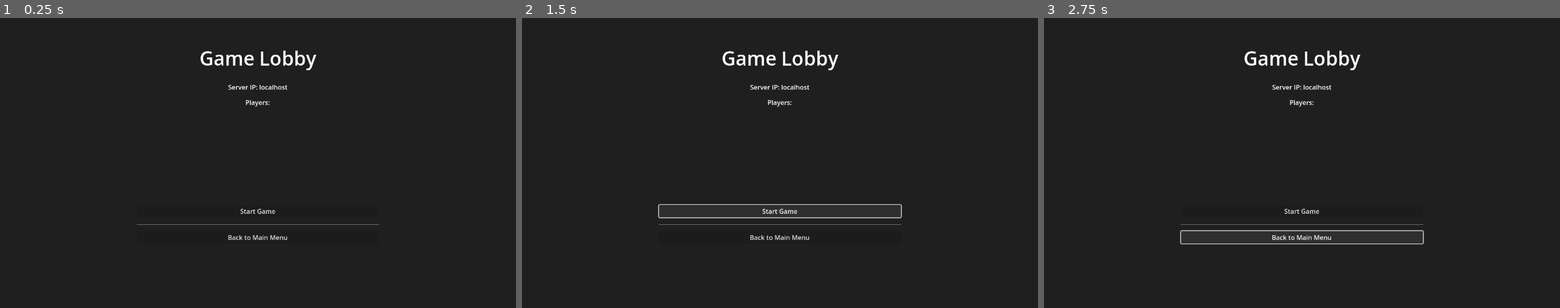
Above: before the commit, frames 1-3 (left to right).
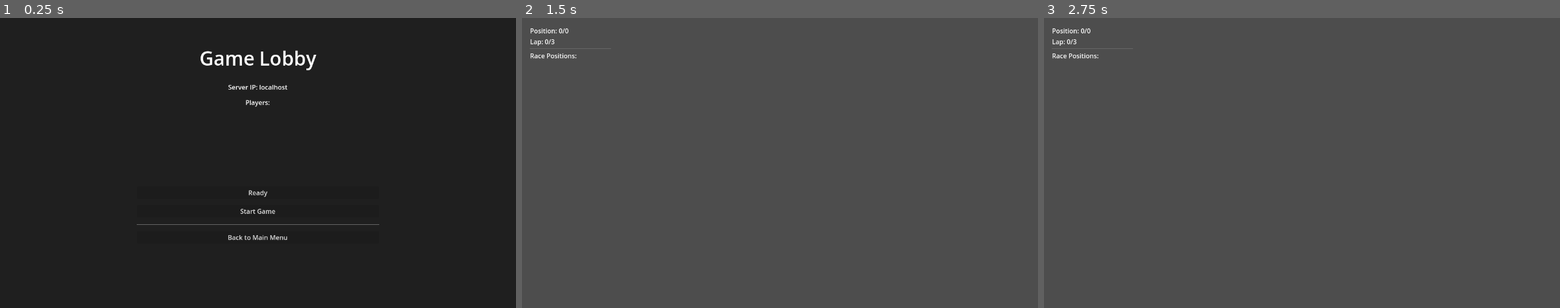
Above: after the commit, the same moments.

Repository: enzomaruffa/DoYouEvenKart
Game: Godot game, scene res://ui/lobby.tscn
Two runs of this game, one before a commit and one after it. Both use one fixed random seed, a clock stepped at 60 frames per second and the inputs below. This scene is started directly instead of the project's main scene.
Inputs (mouse positions are in pixels of both pictures, inside the frame that each line leads up to):
- Up to frame 1 (0.25 s): no input
- Up to frame 2 (1.5 s): click "Start Game" at 0.5 s; click (780, 212) at 1.25 s, where only the run before the commit has a clickable "Start Game"
- Up to frame 3 (2.75 s): click (1302, 238) at 2 s, where only the run before the commit has a clickable "Back to Main Menu"

The runs differ from the first frame. In frame 1, less than 0.1% of the frame differs, in the area x 48-52%, y 59-62%; in frame 2, 100%, in the area x 0-100%, y 0-100%; in frame 3, 100%.
Error before the commit: Parse Error: Class "NetworkManager" hides an autoload singleton. (res://networking/network_manager.gd:1)

Commit message:
fix: Fixes the lobby

Diff:
--- a/networking/network_manager.gd
+++ b/networking/network_manager.gd
@@ -1,4 +1,4 @@
-class_name NetworkManager
+# class_name NetworkManager
 extends Node
 
 signal player_connected(id, player_info)
@@ -87,7 +87,7 @@
 	players.clear()
 	emit_signal("server_disconnected")
 
-@rpc("any_peer", "reliable")
+@rpc("any_peer", "call_local", "reliable")
 func register_player(info):
 	var sender_id = multiplayer.get_remote_sender_id()
 
@@ -104,8 +104,9 @@
 	emit_signal("player_connected", id, info)
 	emit_signal("lobby_updated")
 
-@rpc("any_peer", "reliable")
+@rpc("any_peer", "call_local", "reliable")
 func set_player_ready(is_ready):
+	print("set_player_ready: ", is_ready)
 	var sender_id = multiplayer.get_remote_sender_id()
 
 	if sender_id == 0: # This is us
@@ -117,8 +118,8 @@
 	emit_signal("lobby_updated")
 
 func is_everyone_ready():
-	if players.size() < 2:
-		return false
+	# if players.size() < 2:
+	# 	return false
 
 	for id in players:
 		if not players[id].ready:
--- a/ui/lobby.gd
+++ b/ui/lobby.gd
@@ -23,7 +23,6 @@
 	# Show or hide buttons based on whether we're the host
 	var is_host = multiplayer.is_server()
 	start_button.visible = is_host
-	ready_button.visible = !is_host
 
 	# Display IP address if we're the host
 	if is_host:
Not shown: 7 places in scenes/track_1.tscn that only renumber resources
